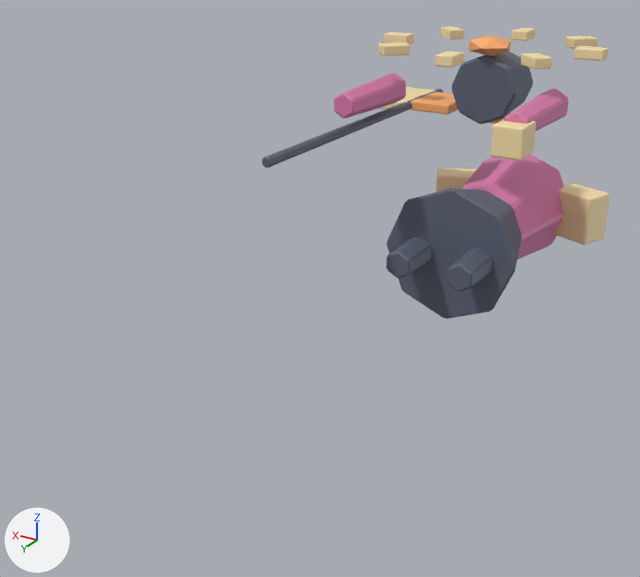
The FBX model Assets/Models/Enemy_ChronoInquisitorBoss.fbx: old version first, new version second.
The view is the same before and after, from a 50 mm lens placed at (-2.57, 5.91, 2.6), pointed at (0.45, 0.88, 0.08). Arrows for +X, +Y and +Z are at lower left; the lights stay in place. The older version comes first.

The scene before the commit, as lines of its bpy script (objects in view):
```python
ob_bosshalberdbladeb = bpy.data.objects.new('BossHalberdBladeB', me_cube_014)
ob_bosshalberdbladeb.parent = ob_rightarm
ob_bosshalberdbladeb.location = (-0.12, -0.58, -1.03)
ob_bossleftwingshoulder = bpy.data.objects.new('BossLeftWingShoulder', me_cube)
ob_bossleftwingshoulder.parent = ob_body
ob_bossleftwingshoulder.location = (-0.6, -1.25, 2.02)
ob_bossleftwingshoulder.rotation_euler = (1.571, 0.0, 0.0)  # degrees (90, 0, 0)
ob_enemy_chronoinquisitorboss = bpy.data.objects.new('Enemy_ChronoInquisitorBoss', None)
ob_enemy_chronoinquisitorboss.location = (0.0, 0.0, 0.0)
ob_enemy_chronoinquisitorboss.rotation_euler = (1.571, 0.0, 0.0)  # degrees (90, 0, 0)
ob_halocore = bpy.data.objects.new('HaloCore', me_icosphere)
ob_halocore.parent = ob_haloring
ob_halocore.location = (0.0, -1.25, -1.25)
ob_halotooth_2 = bpy.data.objects.new('HaloTooth_2', me_cube_004)
ob_halotooth_2.parent = ob_haloring
ob_halotooth_2.location = (0.0, -0.45, -1.25)
ob_halotooth_5 = bpy.data.objects.new('HaloTooth_5', me_cube_007)
ob_halotooth_5.parent = ob_haloring
ob_halotooth_5.location = (-0.566, -1.816, -1.25)
ob_head = bpy.data.objects.new('Head', None)
ob_head.parent = ob_body
ob_head.location = (0.0, -1.25, 2.22)
ob_head.rotation_euler = (1.571, 0.0, 0.0)  # degrees (90, 0, 0)
ob_leftarmmesh = bpy.data.objects.new('LeftArmMesh', me_cone_003)
ob_leftarmmesh.parent = ob_leftarm
ob_leftarmmesh.location = (-0.02, -1.65, -1.25)
ob_leftclaw = bpy.data.objects.new('LeftClaw', me_cube_012)
ob_leftclaw.parent = ob_leftarm
ob_leftclaw.location = (-0.02, -2.08, -1.17)
# also in view: 'RightArmMesh' at (0.66, -0.23, 1.25); 'LeftLegMesh' at (-0.26, -0.48, 0.0); 'BossTorso' at (0.0, -1.55, 0.0); 'BossHalberdShaft' at (0.72, -0.3, 1.03); 'BossSkirt' at (0.0, -0.78, 0.0)
```
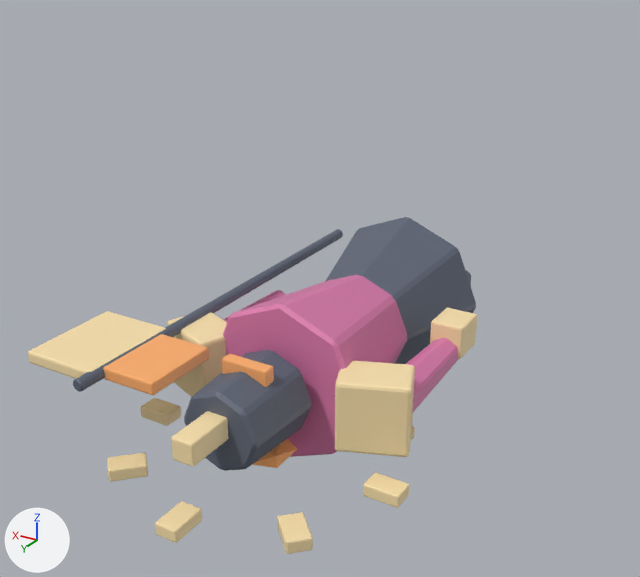
Not drawn themselves, but carrying or shaping drawn objects: ob_head, ob_enemy_chronoinquisitorboss, ob_rightarm, ob_leftarm, ob_haloring.

What the commit changed:
Object 'HaloTooth_7' (ob_halotooth_7) moves from (0.566, -1.816, -1.25) to (0.566, -0.566, 0.0).
Object 'HaloTooth_0' (ob_halotooth_0) moves from (0.8, -1.25, -1.25) to (0.8, 0.0, 0.0).
Object 'HaloTooth_1' (ob_halotooth_1) moves from (0.566, -0.684, -1.25) to (0.566, 0.566, 0.0).
Object 'LeftClaw' (ob_leftclaw) moves from (-0.02, -2.08, -1.17) to (-0.02, -0.83, 0.08).
Object 'HaloTooth_6' (ob_halotooth_6) moves from (0.0, -2.05, -1.25) to (0.0, -0.8, 0.0).
Object 'Head' (ob_head) turns from (90, 0, 0) to (0, 0, 0) degrees about x, y and z.
Object 'Head' (ob_head) moves from (0.0, -1.25, 2.22) to (0.0, 0.97, 0.0).
Object 'HaloTooth_4' (ob_halotooth_4) moves from (-0.8, -1.25, -1.25) to (-0.8, 0.0, 0.0).
Object 'BossCrownSpire' (ob_bosscrownspire) moves from (0.0, -0.69, -1.2) to (0.0, 0.56, 0.05).
Object 'BossHalberdShaft' (ob_bosshalberdshaft) moves from (0.08, -1.58, -1.03) to (0.08, -0.33, 0.22).
Object 'LeftArmMesh' (ob_leftarmmesh) moves from (-0.02, -1.65, -1.25) to (-0.02, -0.4, 0.0).
Object 'BossRightWingShoulder' (ob_bossrightwingshoulder) turns from (90, 0, 0) to (0, 0, 0) degrees about x, y and z.
Object 'BossRightWingShoulder' (ob_bossrightwingshoulder) moves from (0.6, -1.25, 2.02) to (0.6, 0.77, 0.0).
Object 'RightArm' (ob_rightarm) turns from (90, 0, 0) to (0, 0, 0) degrees about x, y and z.
Object 'RightArm' (ob_rightarm) moves from (0.64, -1.25, 1.88) to (0.64, 0.63, 0.0).
Object 'BossHalberdBladeB' (ob_bosshalberdbladeb) moves from (-0.12, -0.58, -1.03) to (-0.12, 0.67, 0.22).
Object 'Enemy_ChronoInquisitorBoss' (ob_enemy_chronoinquisitorboss) turns from (90, 0, 0) to (0, 0, 0) degrees about x, y and z.
Object 'HaloTooth_5' (ob_halotooth_5) moves from (-0.566, -1.816, -1.25) to (-0.566, -0.566, 0.0).
Object 'BossLeftWingShoulder' (ob_bossleftwingshoulder) turns from (90, 0, 0) to (0, 0, 0) degrees about x, y and z.
Object 'BossLeftWingShoulder' (ob_bossleftwingshoulder) moves from (-0.6, -1.25, 2.02) to (-0.6, 0.77, 0.0).
Object 'BossCrownHelm' (ob_bosscrownhelm) moves from (0.0, -1.05, -1.25) to (0.0, 0.2, 0.0).
Object 'BossSkirt' (ob_bossskirt) turns from (90, 0, 0) to (0, 0, 0) degrees about x, y and z.
Object 'BossSkirt' (ob_bossskirt) moves from (0.0, -1.25, 0.78) to (0.0, -0.47, 0.0).
Object 'HaloTooth_3' (ob_halotooth_3) moves from (-0.566, -0.684, -1.25) to (-0.566, 0.566, 0.0).
Object 'BossVisor' (ob_bossvisor) moves from (0.0, -1.07, -1.0) to (0.0, 0.18, 0.25).
Object 'LeftArm' (ob_leftarm) turns from (90, 0, 0) to (0, 0, 0) degrees about x, y and z.
Object 'LeftArm' (ob_leftarm) moves from (-0.64, -1.25, 1.88) to (-0.64, 0.63, 0.0).
Object 'HaloRing' (ob_haloring) turns from (90, 0, 0) to (0, 0, 0) degrees about x, y and z.
Object 'HaloRing' (ob_haloring) moves from (0.0, -0.91, 2.25) to (0.0, 1.0, -0.34).
Object 'BossHalberdBladeA' (ob_bosshalberdbladea) moves from (0.32, -0.58, -1.03) to (0.32, 0.67, 0.22).
Object 'HaloTooth_2' (ob_halotooth_2) moves from (0.0, -0.45, -1.25) to (0.0, 0.8, 0.0).
Object 'HaloCore' (ob_halocore) moves from (0.0, -1.25, -1.25) to (0.0, 0.0, 0.0).
Object 'LeftLegMesh' (ob_leftlegmesh) turns from (90, 0, 0) to (0, 0, 0) degrees about x, y and z.
Object 'LeftLegMesh' (ob_leftlegmesh) moves from (0.0, -0.96, 0.48) to (0.0, -0.48, 0.0).
Object 'BossTorso' (ob_bosstorso) turns from (90, 0, 0) to (0, 0, 0) degrees about x, y and z.
Object 'BossTorso' (ob_bosstorso) moves from (0.0, -1.25, 1.55) to (0.0, 0.3, 0.0).
Object 'RightArmMesh' (ob_rightarmmesh) moves from (0.02, -1.65, -1.25) to (0.02, -0.4, 0.0).

Location of each change, [x1, y1, x2, y2] in pixels of the pictures (640 x 577 px):
'BossTorso', turned, moved
    before: [462, 154, 564, 259]
    after: [223, 275, 407, 457]
'BossSkirt', turned, moved
    before: [387, 188, 522, 319]
    after: [326, 217, 476, 364]
'BossCrownHelm', moved, turned
    before: [452, 51, 533, 124]
    after: [184, 350, 311, 471]
'BossLeftWingShoulder', moved, turned
    before: [554, 184, 610, 245]
    after: [335, 361, 415, 457]
'BossHalberdBladeA', turned, moved
    before: [380, 87, 435, 109]
    after: [28, 311, 166, 379]
'BossHalberdBladeB', turned, moved
    before: [411, 92, 458, 114]
    after: [103, 334, 209, 395]
'BossHalberdShaft', turned, moved
    before: [262, 89, 443, 168]
    after: [73, 229, 343, 392]
'LeftArmMesh', moved, turned
    before: [504, 88, 569, 131]
    after: [406, 338, 458, 413]
'LeftClaw', turned, moved
    before: [491, 119, 536, 161]
    after: [430, 308, 477, 359]
'BossRightWingShoulder', turned, moved
    before: [436, 168, 477, 192]
    after: [168, 312, 227, 397]
'RightArmMesh', turned, moved (mostly hidden afterwards)
    before: [334, 73, 406, 118]
    after: [223, 290, 286, 322]
'BossCrownSpire', moved, turned (not visible before)
    after: [171, 411, 228, 467]
'HaloTooth_4', turned, moved
    before: [574, 46, 608, 61]
    after: [363, 473, 409, 508]
'HaloTooth_2', moved, turned
    before: [512, 28, 535, 41]
    after: [155, 501, 202, 543]
'HaloTooth_3', turned, moved
    before: [565, 36, 598, 49]
    after: [277, 512, 313, 554]
'LeftLegMesh', turned, moved (mostly hidden afterwards)
    before: [447, 247, 492, 292]
    after: [466, 270, 471, 286]
'HaloCore', moved, turned
    before: [469, 35, 511, 56]
    after: [252, 438, 297, 468]
'RightLegMesh', turned (not visible afterwards)
    before: [386, 236, 432, 278]
'HaloTooth_1', turned, moved
    before: [440, 27, 464, 39]
    after: [107, 453, 148, 481]
'HaloTooth_0', turned, moved
    before: [384, 32, 414, 44]
    after: [141, 398, 181, 426]
'BossVisor', moved, turned
    before: [488, 113, 510, 123]
    after: [222, 354, 274, 387]
'HaloTooth_5', turned, moved (mostly hidden afterwards)
    before: [521, 53, 552, 69]
    after: [411, 425, 415, 439]
'HaloTooth_6', turned, moved (not visible afterwards)
    before: [435, 51, 464, 67]
'HaloTooth_7', turned, moved (not visible afterwards)
    before: [378, 42, 410, 56]
